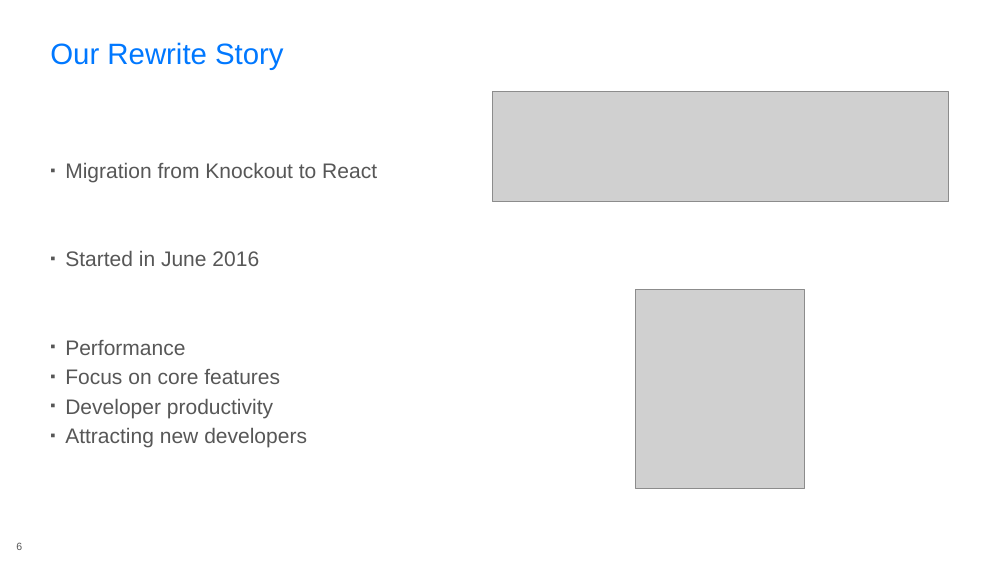
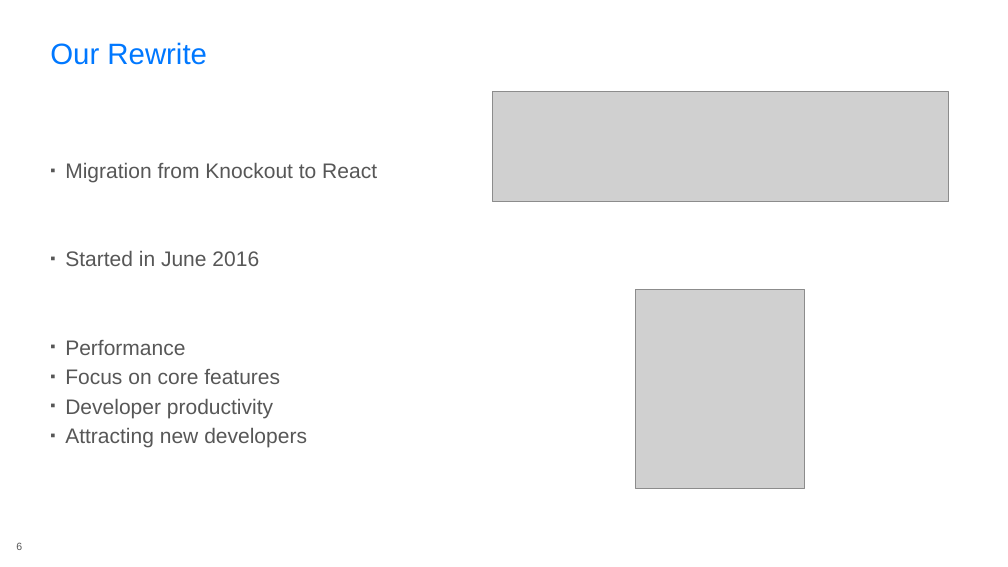
Before and after one commit to rasmuskl/react-webpack-typescript, a slide deck: slide 6 of 20170331-microsoft-60min/_notes/Presentation.pptx. Drawn at 1008x567 pixels with LibreOffice and Linux fonts; fonts in the diff are those of the drawing; grey boxes stand for pictures; background and template pictures are left out. Boxes give left, top, right and bottom in pixels: in the first picture for what was removed or moved away, otherwise in the second. Text is boxed around its words. In the diff, an @@ line names an element or a change of style, - is before the commit and + after.

```diff
--- a/20170331-microsoft-60min/_notes/Presentation.pptx
+++ b/20170331-microsoft-60min/_notes/Presentation.pptx
@@ title at (50, 42, 207, 65): text changed @@
-Our Rewrite Story
+Our Rewrite
```
Also in this commit, not shown: 4 other slides changed, 5 other files.
